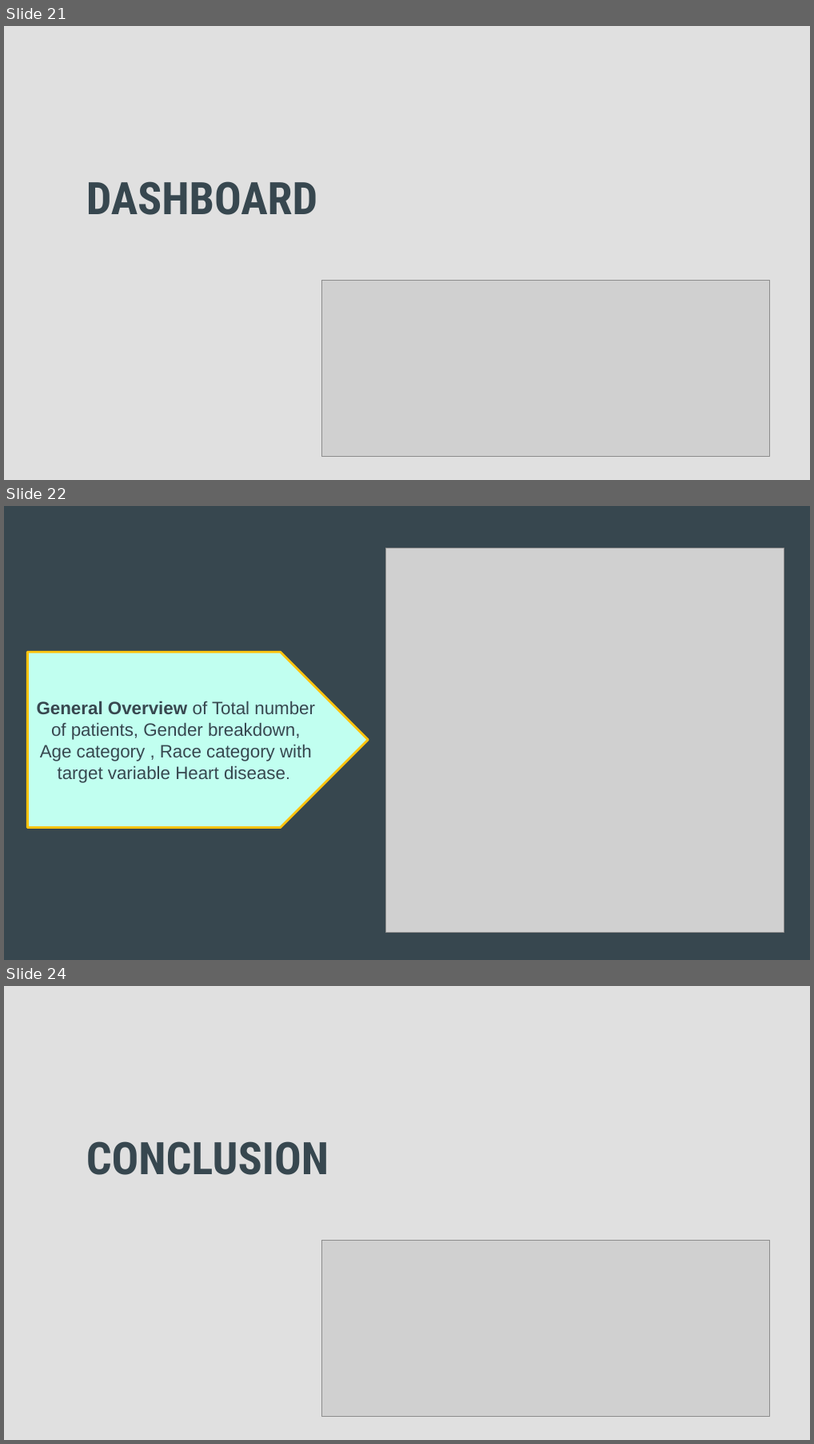
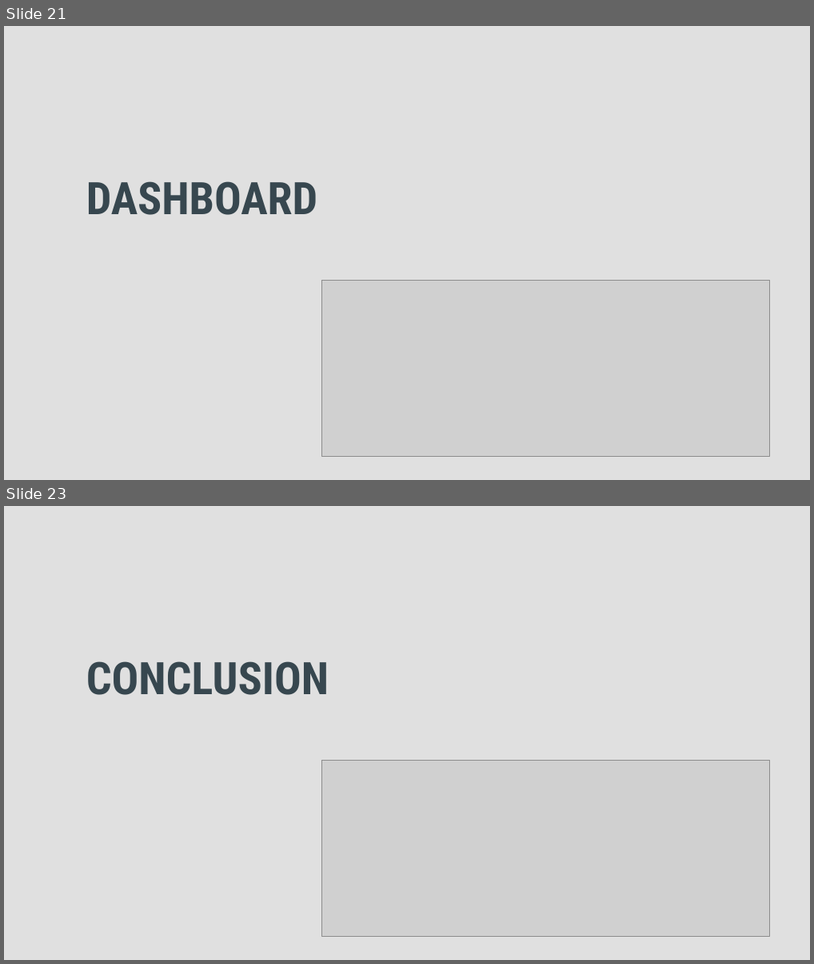
Before and after one commit to apombo90/Predicting_Heart_Disease, a slide deck: Final Project - Group 7.pptx. Shown one above the other, each under a label of ours: slides 21, 22 and 24 before the commit, slides 21 and 23 after it; the slides between them are not shown. The pictures are 814x1444 and 814x964 pixels, drawn with LibreOffice and Linux fonts; fonts in the diff are those of the drawing; grey boxes stand for pictures. Boxes give left, top, right and bottom in pixels: in the first picture for what was removed or moved away, otherwise in the second. Text is boxed around its words. In the diff, an @@ line names an element or a change of style, - is before the commit and + after.

```diff
--- a/Final Project - Group 7.pptx
+++ b/Final Project - Group 7.pptx
@@ slide 22 removed at (4,506,810,960), background #37474F @@
@@ picture removed at (386,548,784,932) @@
@@ pentagon arrow removed at (27,652,368,827) @@
-General Overview of Total number of patients, Gender breakdown, Age category , Race category with target variable Heart disease.
@@ what was slide 24 is now slide 23 @@
```
Also in this commit, not shown: 8 slides changed, 1 slide added, 1 other slide removed.
